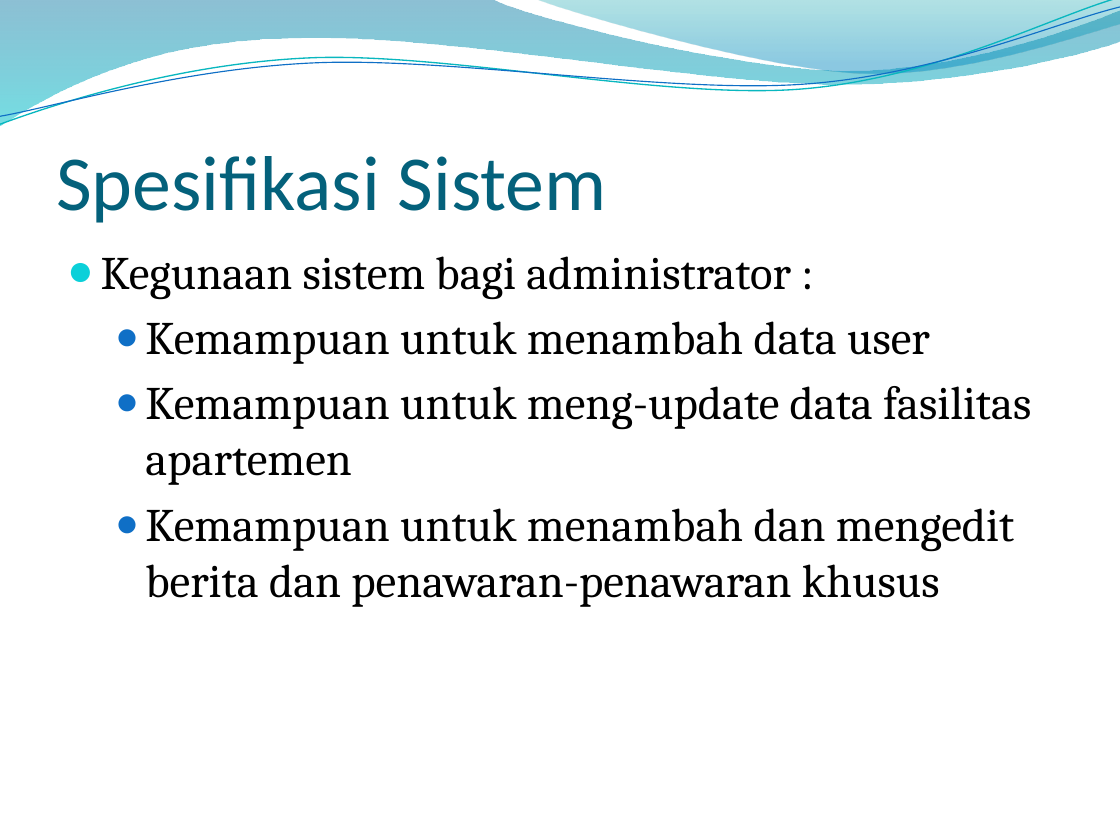
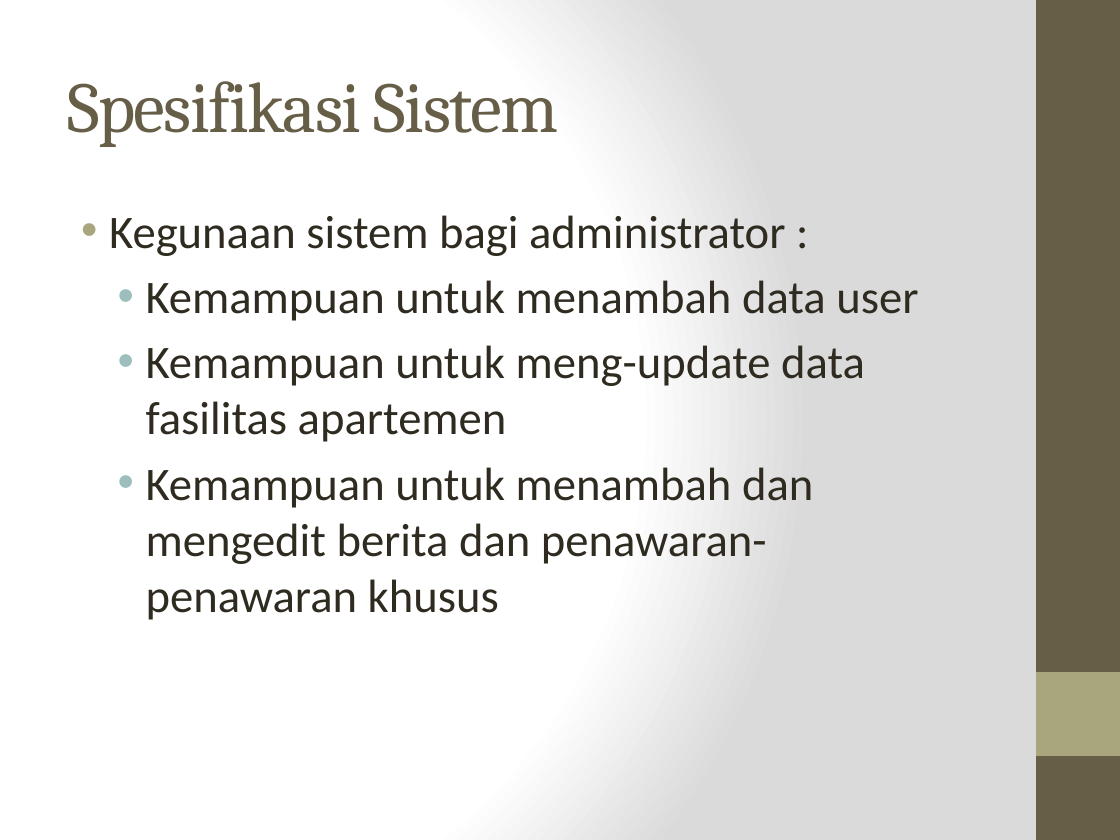
Before and after one commit to FredyOngJaya/tugas-kuliah, a slide deck: slide 3 of IMK/SuvABeWe.pptx. Drawn at 1120x840 pixels with LibreOffice and Linux fonts; fonts in the diff are those of the drawing; background and template pictures are left out. Boxes give left, top, right and bottom in pixels: in the first picture for what was removed or moved away, otherwise in the second. Text is boxed around its words. In the diff, an @@ line names an element or a change of style, - is before the commit and + after.

```diff
--- a/IMK/SuvABeWe.pptx
+++ b/IMK/SuvABeWe.pptx
@@ background picture (left out) to gradient #FFFFFF to #DADADA @@
@@ freeform shape removed at [0, 0, 1120, 127] @@
@@ freeform shape removed at [0, 0, 1120, 131] @@
@@ freeform shape removed at [0, 7, 1120, 125] @@
@@ freeform shape removed at [536, 0, 1120, 77] @@
@@ rectangle added at [1036, 0, 1120, 840], fill #675E47 @@
@@ title "Spesifikasi Sistem": place and size @@
-title "Spesifikasi Sistem" at [56, 156, 607, 223]
+title "Spesifikasi Sistem" at [67, 81, 559, 147]
@@ title "Spesifikasi Sistem" at [67, 81, 559, 147]: size 50 to 46 pt, font Calibri to Cambria, text colour #04617B to #675E47, letter spacing 0 to -1 pt; vertical alignment bottom to middle @@
@@ text "Kegunaan sistem bagi administrator :": place and size @@
-text "Kegunaan sistem bagi administrator :" at [101, 256, 1031, 607]
+text "Kegunaan sistem bagi administrator :" at [109, 215, 918, 620]
@@ text "Kegunaan sistem bagi administrator :" at [109, 215, 918, 620]: font Cambria to Calibri, text colour #000000 to #2F2B20; bullet ● to •; bullet colour #0BD0D9 to #A9A57C; bullet colour #0F6FC6 to #9CBEBD @@
@@ rectangle added at [1036, 672, 1120, 756], fill #A9A57C @@
```
Also in this commit, not shown: 5 other slides changed, 4 slides added.
